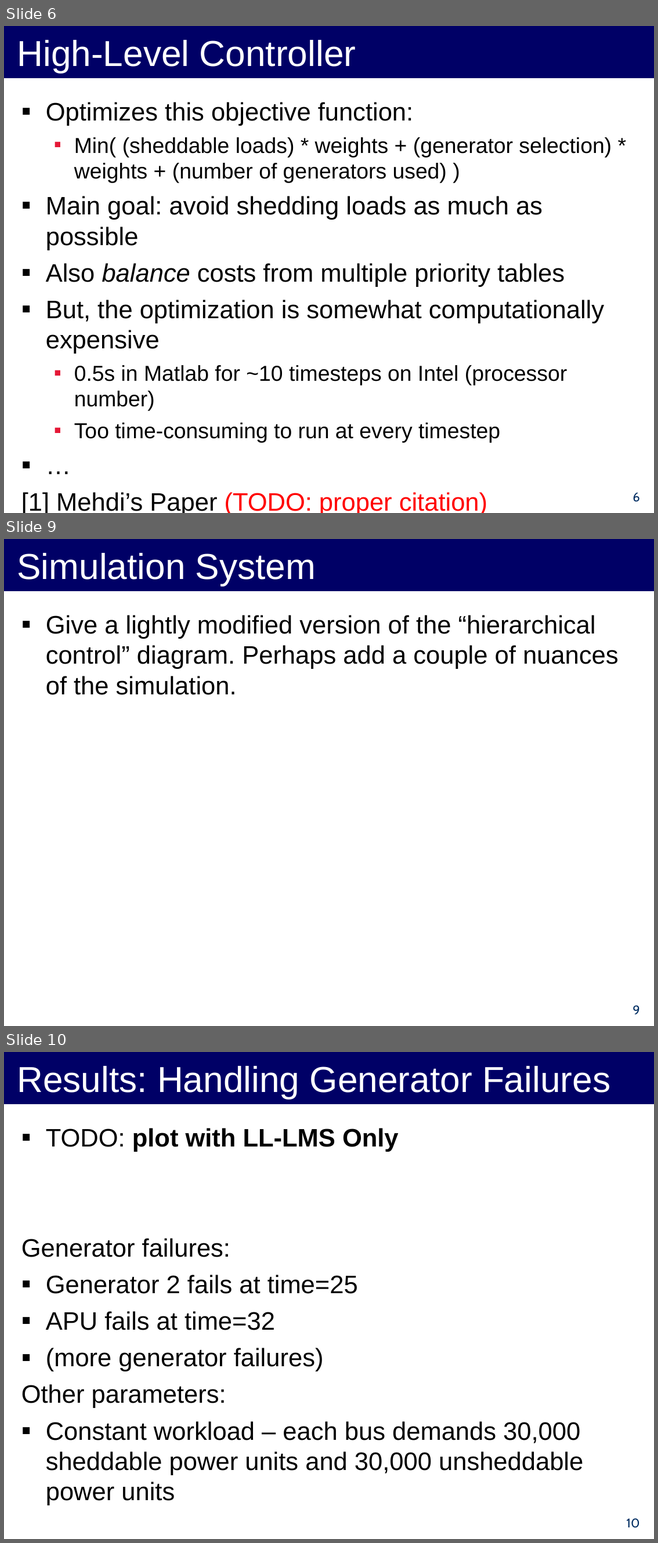
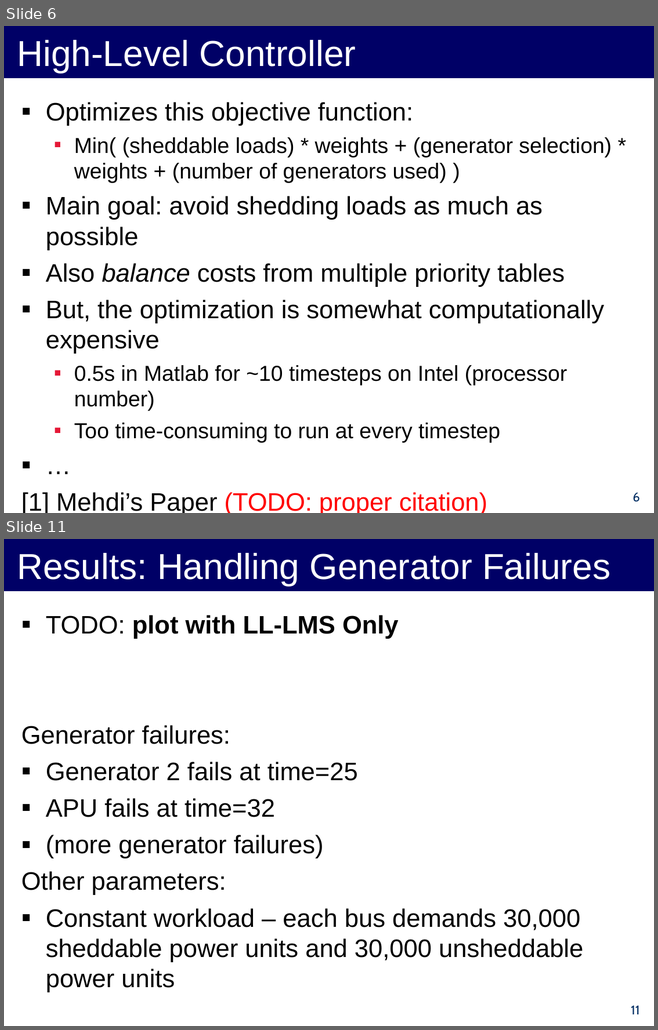
Before and after one commit to forresti/optimal_load_management, a slide deck: project/12-3-12_Presentation.ppt. Shown one above the other, each under a label of ours: slides 6, 9 and 10 before the commit, slides 6 and 11 after it; the slides between them are not shown. The pictures are 658x1543 and 658x1030 pixels, drawn with LibreOffice and Linux fonts; fonts in the diff are those of the drawing. Boxes give left, top, right and bottom in pixels: in the first picture for what was removed or moved away, otherwise in the second. Text is boxed around its words. In the diff, an @@ line names an element or a change of style, - is before the commit and + after.

Commit message:
diagram of our controller

```diff
--- a/project/12-3-12_Presentation.ppt
+++ b/project/12-3-12_Presentation.ppt
@@ slide 9 removed at (x1=4, y1=539, x2=654, y2=1026), background #FFFFFF @@
@@ title removed at (x1=4, y1=539, x2=654, y2=591) @@
-Simulation System
@@ text removed at (x1=46, y1=615, x2=618, y2=695) @@
-▪ Give a lightly modified version of the “hierarchical control” diagram. Perhaps add a couple of nuances of the simulation.
@@ page number removed at (x1=632, y1=1005, x2=639, y2=1015) @@
-9
@@ what was slide 10 is now slide 11 @@
@@ page number at (x1=630, y1=1005, x2=639, y2=1015): text changed @@
-10
+11
```
Also in this commit, not shown: 1 slide changed, 3 slides added, 1 other slide removed.
